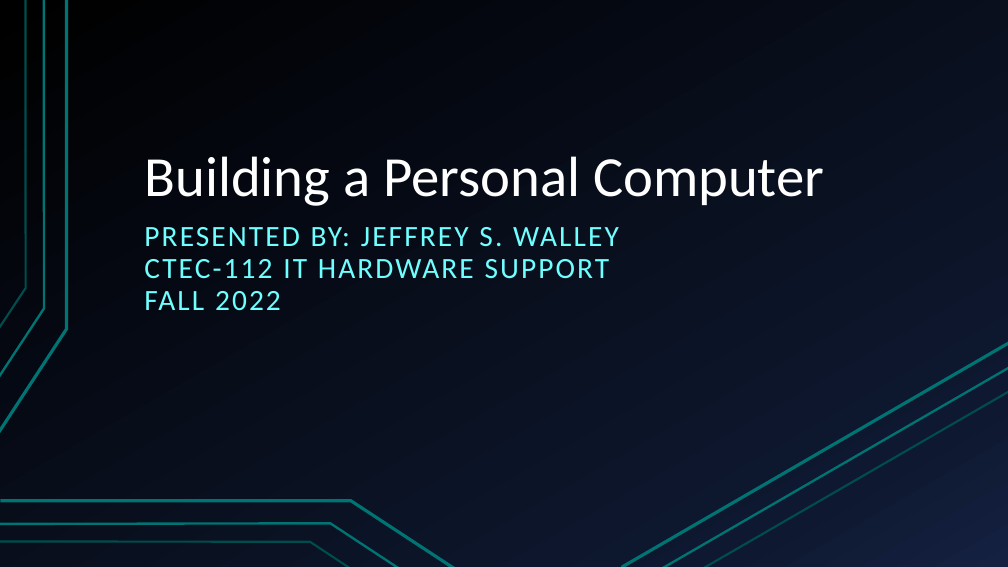
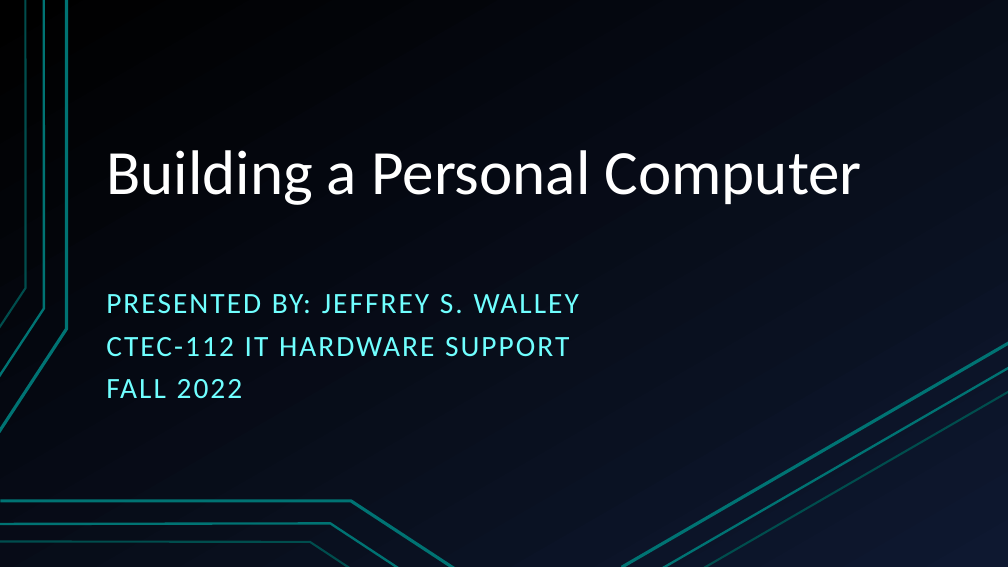
Before and after one commit to Ploppa-Smurph/ctec112_IT_HardwareSupport, a slide deck: slide 1 of buildPC.pptx. Drawn at 1008x567 pixels with LibreOffice and Linux fonts; fonts in the diff are those of the drawing. Boxes give left, top, right and bottom in pixels: in the first picture for what was removed or moved away, otherwise in the second. Text is boxed around its words. In the diff, an @@ line names an element or a change of style, - is before the commit and + after.

```diff
--- a/buildPC.pptx
+++ b/buildPC.pptx
@@ background gradient #000000 to #0F1931 to #142242 to gradient #000000 to #0E1830 @@
@@ title "Building a Personal Computer" moved from (x1=144, y1=156, x2=824, y2=206) to (x1=106, y1=150, x2=862, y2=205) @@
@@ title "Building a Personal Computer" at (x1=106, y1=150, x2=862, y2=205): size 54 to 60 pt @@
@@ subtitle "PRESENTED BY: JEFFREY S. WALLEY" moved from (x1=144, y1=227, x2=619, y2=311) to (x1=106, y1=294, x2=579, y2=398) @@
@@ subtitle "PRESENTED BY: JEFFREY S. WALLEY" at (x1=106, y1=294, x2=579, y2=398): indent changed; more space between paragraphs @@
@@ line (704, 567) - (1008, 392): stroke #007373 2 pt to #004D4D 2 pt @@
```
Also in this commit, not shown: 15 other slides changed.
